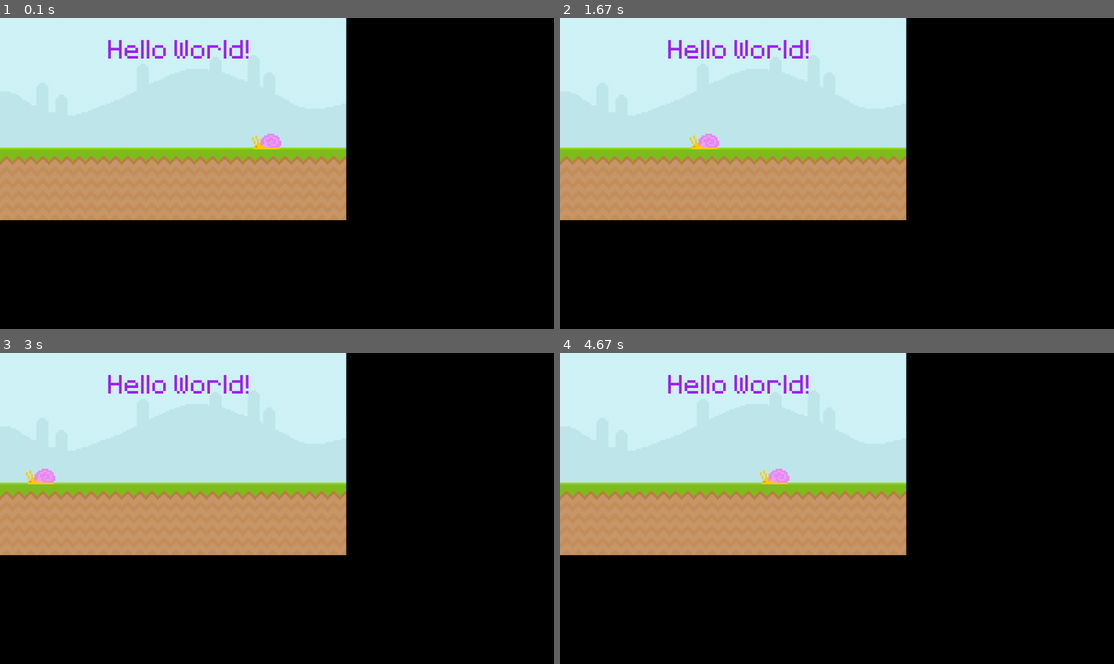
Above: before the commit, frames 1-4 (two rows, left to right).
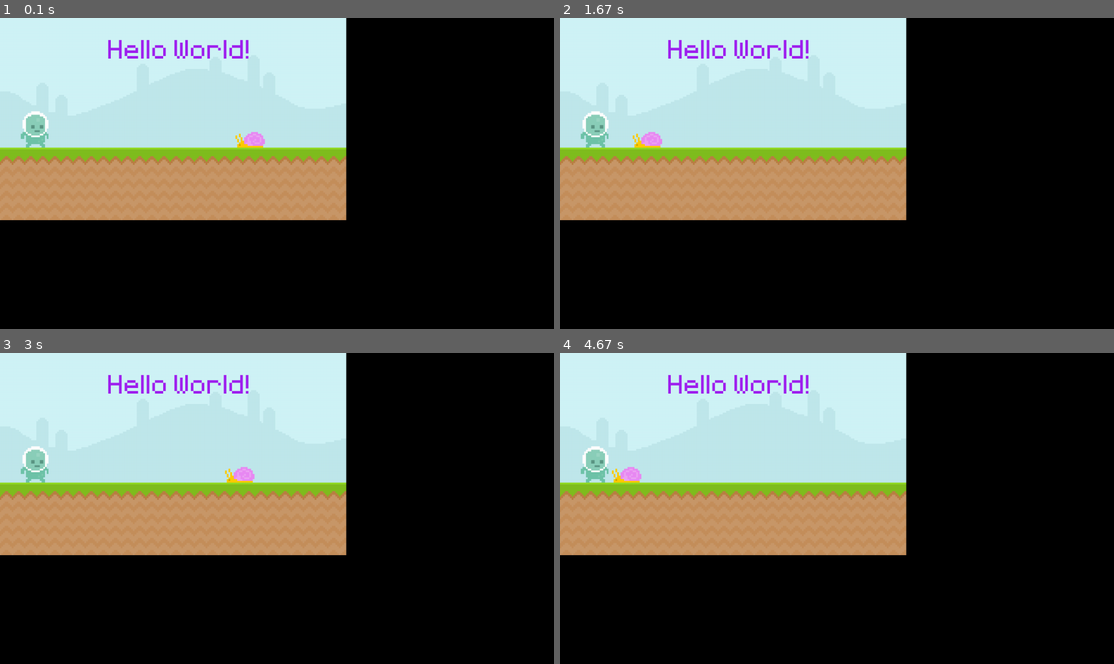
Above: after the commit, the same moments.

Repository: Zyphaex/pygame
Game: pygame game, started from main.py
The game is run twice, just before and just after one commit, with the same random seed, the same clock (stepped at 60 frames per second) and the same inputs.
Inputs:
- Up to frame 1 (0.1 s): no input
- Up to frame 2 (1.67 s): no input
- Up to frame 3 (3 s): no input
- Up to frame 4 (4.67 s): no input

The runs differ from the first frame. In frame 1, 0.8% of the frame differs, in the area x 3-51%, y 30-43%; in frame 2, 0.8%; in frame 3, 0.8%; in frame 4, 0.9%, in the area x 3-42%, y 30-43%.

Commit message:
Add player and rectangles

Diff:
--- a/main.py
+++ b/main.py
@@ -9,12 +9,15 @@
 clock = pygame.time.Clock()
 font = pygame.font.Font('assets/font/Pixeltype.ttf', 100)
 
-sky_surface = pygame.image.load('assets/graphics/sky.png').convert()
-ground_surface = pygame.image.load('assets/graphics/ground.png').convert()
-text_surface = font.render('Hello World!', False, 'Purple')
+sky_surf = pygame.image.load('assets/graphics/sky.png').convert()
+ground_surf = pygame.image.load('assets/graphics/ground.png').convert()
+text_surf = font.render('Hello World!', False, 'Purple')
 
-snail_surface = pygame.image.load('assets/graphics/snail/snail_1.png').convert_alpha()
-snail_x_pos = 600
+snail_surf = pygame.image.load('assets/graphics/snail/snail_1.png').convert_alpha()
+snail_rect = snail_surf.get_rect(midbottom = (600, 300))
+
+player_surf = pygame.image.load('assets/graphics/player/player_walk_1.png').convert_alpha()
+player_rect = player_surf.get_rect(midbottom = (80, 300))
 
 while True:
     for event in pygame.event.get():
@@ -22,13 +25,16 @@
             pygame.quit()
             exit()
 
-    screen.blit(sky_surface, (0, 0))
-    screen.blit(ground_surface, (0, 300))
-    screen.blit(text_surface, (250, 50))
-    snail_x_pos -= 3
-    if snail_x_pos < -100:
-        snail_x_pos = 600
-    screen.blit(snail_surface, (snail_x_pos, 268))
+    screen.blit(sky_surf, (0, 0))
+    screen.blit(ground_surf, (0, 300))
+    screen.blit(text_surf, (250, 50))
+
+    screen.blit(snail_surf, snail_rect)
+    snail_rect.x -= 4
+    if snail_rect.right <= 0:
+        snail_rect.left = 600
+
+    screen.blit(player_surf, player_rect)
 
     pygame.display.update()
     clock.tick(60)
